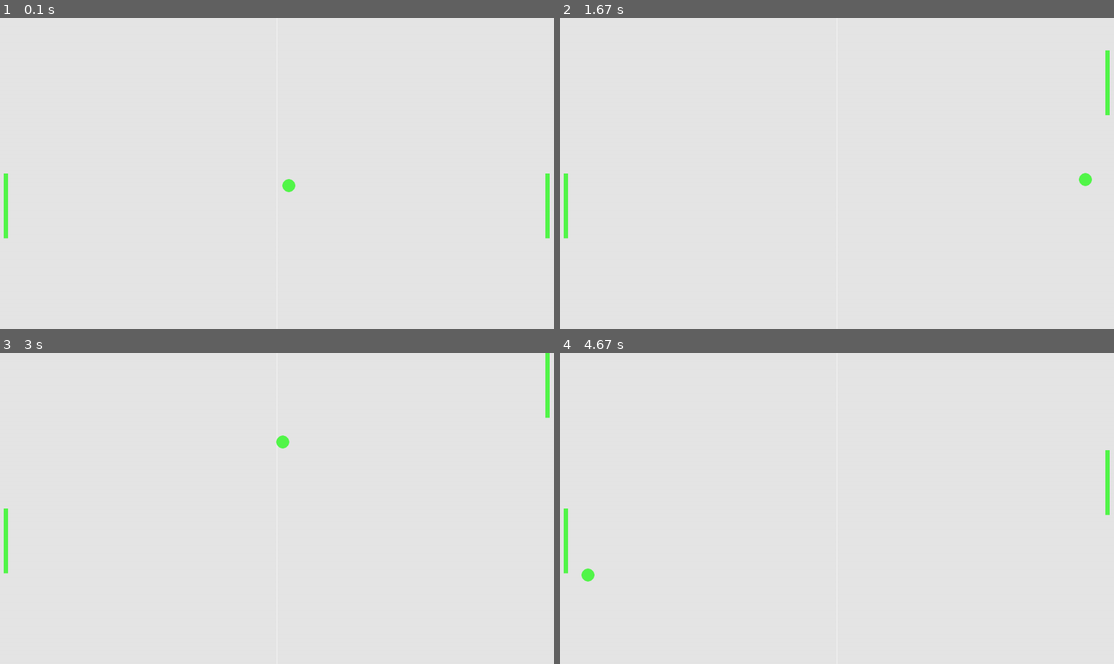
Above: before the commit, frames 1-4 (two rows, left to right).
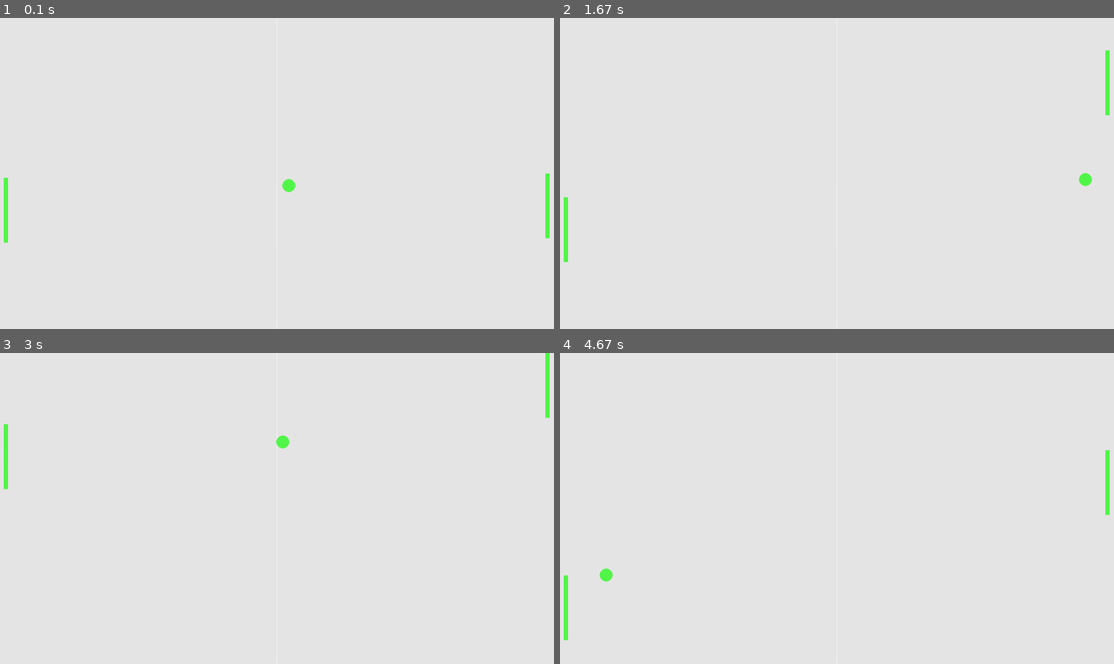
Above: after the commit, the same moments.

Repository: 100ballovby/friday_5PM_2223
Game: pygame game, started from 34_game_1905/00_ping_pong.py
Same seed, same stepped clock (60 frames per second), same inputs: the game is played once before the commit and once after it.
Inputs:
- Up to frame 1 (0.1 s): no input
- Up to frame 2 (1.67 s): hold Up 0.33-0.8 s; hold Down 0.83-1.13 s; hold Up 1.17-1.53 s; hold Down from 1.57 s (still down)
- Up to frame 3 (3 s): release Down at 1.93 s; hold Up 1.97-2.27 s; hold Down 2.3-2.6 s; hold Up from 2.63 s (still down)
- Up to frame 4 (4.67 s): release Up at 3 s; hold Down 3.03-3.4 s; hold Up 3.43-3.73 s; hold Down 3.77-4.07 s; hold Up 4.1-4.47 s; hold Down from 4.5 s (still down)

The runs differ from the first frame. In frame 1, less than 0.1% of the frame differs, in the area x 0-2%, y 50-73%; in frame 2, 0.1%; in frame 3, 0.3%; in frame 4, 0.5%, in the area x 0-10%, y 50-93%.

Commit message:
Adding opponent animation

Diff:
--- a/34_game_1905/00_ping_pong.py
+++ b/34_game_1905/00_ping_pong.py
@@ -24,6 +24,18 @@
         pl.bottom = H
 
 
+def opponent_motion(speed, op, ball):
+    if op.top < ball.y:
+        op.y += speed
+    elif op.bottom > ball.y:
+        op.y -= speed
+
+    if op.top <= 0:
+        op.top = 0
+    elif op.bottom >= H:
+        op.bottom = H
+
+
 W = 1280
 H = 720
 
@@ -43,7 +55,7 @@
 
 # переменные для игры
 p_speed = 0
-o_speed = 0
+o_speed = 5
 ball_moving = False
 speed_x = 7
 speed_y = 7
@@ -76,3 +88,4 @@
     # логика игры
     ball_move(ball)
     player_motion(p_speed, player)
+    opponent_motion(o_speed, opponent, ball)
